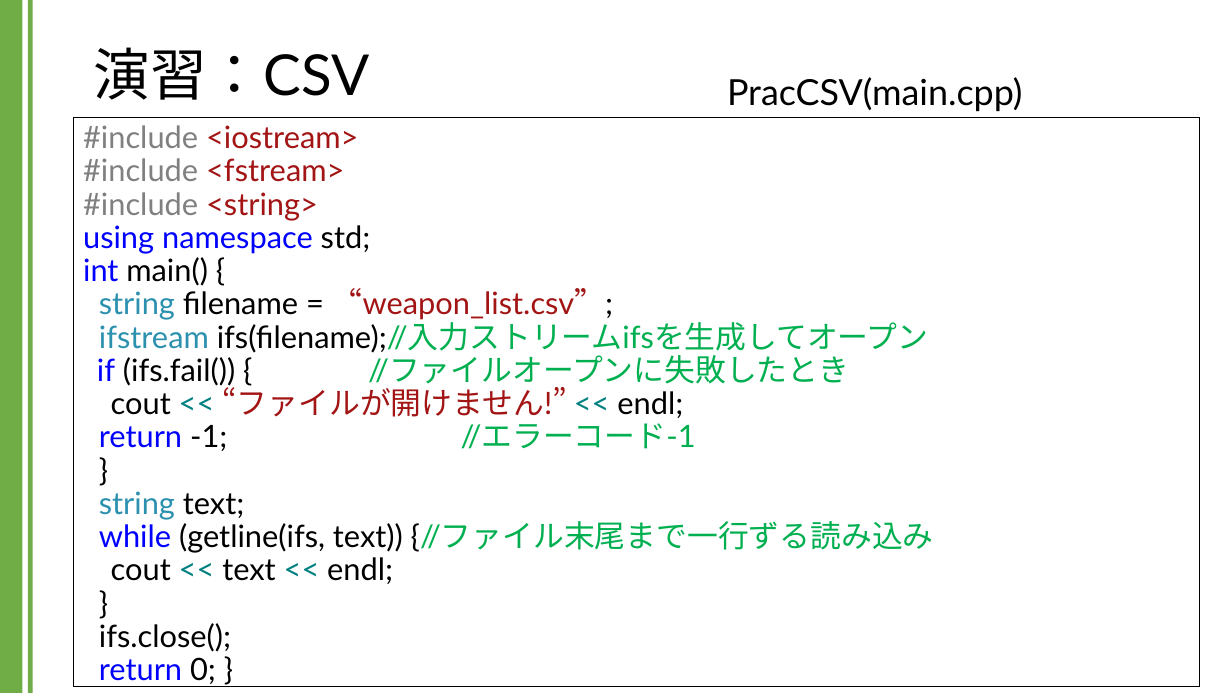
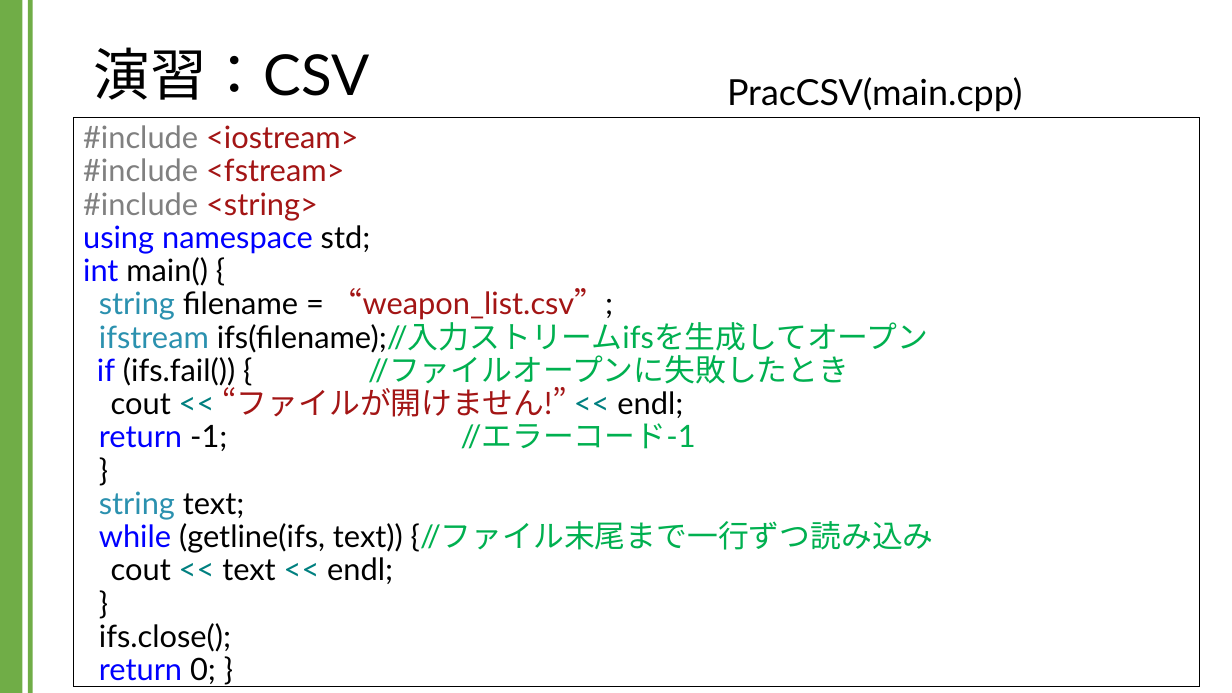
Before and after one commit to kic-murata/cpp2024, a slide deck: slide 4 of 授業資料/演習課題：CSV.pptx. Drawn at 1232x693 pixels with LibreOffice and Linux fonts; fonts in the diff are those of the drawing. Boxes give left, top, right and bottom in pixels: in the first picture for what was removed or moved away, otherwise in the second. Text is boxed around its words. In the diff, an @@ line names an element or a change of style, - is before the commit and + after.

```diff
--- a/授業資料/演習課題：CSV.pptx
+++ b/授業資料/演習課題：CSV.pptx
@@ text at (83, 125, 934, 684): text changed @@
-#include <iostream>
-#include <fstream>
-#include <string>
-using namespace std;
-int main() {
-string filename = “weapon_list.csv”;
-ifstream ifs(filename);//入力ストリームifsを生成してオープン
-if (ifs.fail()) { //ファイルオープンに失敗したとき
-cout << “ファイルが開けません!” << endl;
-return -1; //エラーコード-1
-}
-string text;
-while (getline(ifs, text)) {//ファイル末尾まで一行ずる読み込み
-cout << text << endl;
-}
-ifs.close();
-return 0; }
+#include <iostream>
+#include <fstream>
+#include <string>
+using namespace std;
+int main() {
+string filename = “weapon_list.csv”;
+ifstream ifs(filename);//入力ストリームifsを生成してオープン
+if (ifs.fail()) { //ファイルオープンに失敗したとき
+cout << “ファイルが開けません!” << endl;
+return -1; //エラーコード-1
+}
+string text;
+while (getline(ifs, text)) {//ファイル末尾まで一行ずつ読み込み
+cout << text << endl;
+}
+ifs.close();
+return 0; }
```
Also in this commit, not shown: 2 other slides changed, 2 other files.
